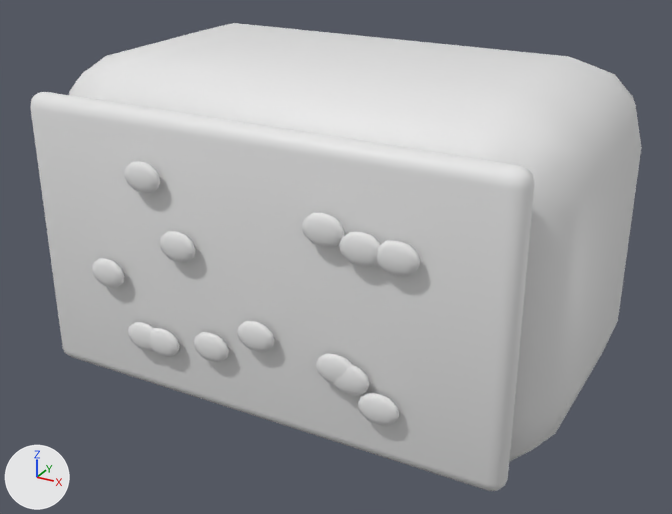
Renders of the glTF model models/catch_breads/bread_raisin_shokupan.glb from each side of a commit.
Both versions are drawn from a camera (50 mm lens) standing at (0.601, -1.126, 0.495) and looking at (0.006, -0.045, -0.045). Every picture has the same lights, and +X, +Y and +Z are marked at lower left. The older version comes first. Where no turn or scale is listed for an object, it has been applied to the vertices.

Objects in the first picture: '小麦のふんわりした断面.001', '断面のレーズン', '断面のレーズン.001', '断面のレーズン.002', '断面のレーズン.003', '断面のレーズン.004', '断面のレーズン.005', '断面のレーズン.006', '断面のレーズン.007', '断面のレーズン.008', '断面のレーズン.009', '断面のレーズン.010', '断面のレーズン.011', '断面のレーズン.012', '角食パンの香ばしい耳.001'.
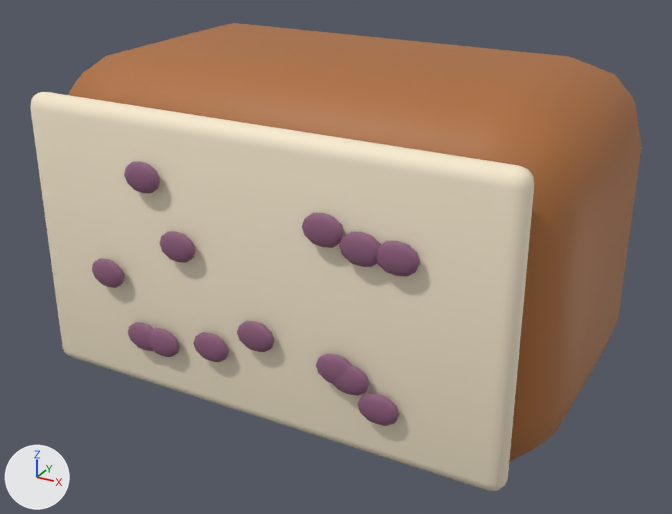
Where the change shows, as pixel boxes [x1, y1, x2, y2] in the pictures (672 x 514 px):
'小麦のふんわりした断面.001', recoloured
    both: [30, 92, 534, 491]
'角食パンの香ばしい耳.001', recoloured (white to brown)
    both: [69, 23, 642, 462]
'断面のレーズン.003', recoloured (white to purple)
    both: [377, 241, 420, 276]
'断面のレーズン.011', recoloured (white to purple)
    both: [302, 213, 345, 248]
'断面のレーズン.008', recoloured (white to purple)
    both: [339, 232, 380, 267]
'断面のレーズン.012', recoloured (white to purple)
    both: [358, 393, 399, 426]
'断面のレーズン.007', recoloured (white to purple)
    both: [124, 161, 160, 193]
'断面のレーズン.005', recoloured (white to purple)
    both: [237, 321, 275, 352]
'断面のレーズン.010', recoloured (white to purple)
    both: [159, 231, 196, 263]
'断面のレーズン.001', recoloured (white to purple)
    both: [193, 332, 229, 362]
'断面のレーズン.009', recoloured (white to purple)
    both: [333, 365, 370, 396]
'断面のレーズン.004', recoloured (white to purple)
    both: [316, 353, 352, 384]
'断面のレーズン.002', recoloured (white to purple)
    both: [92, 258, 125, 288]
'断面のレーズン', recoloured (white to purple)
    both: [150, 328, 180, 357]
'断面のレーズン.006', recoloured (white to purple)
    both: [128, 322, 154, 351]

Diff of the bpy script that builds the scene:
```diff
--- a/models/catch_breads/bread_raisin_shokupan.glb.py
+++ b/models/catch_breads/bread_raisin_shokupan.glb.py
@@ mat_香ばしい焼き目 @@
 mat_香ばしい焼き目 = principled_material('香ばしい焼き目')
-mat_香ばしい焼き目.base_color = (0.8, 0.8, 0.8)  # white #e7e7e7
+mat_香ばしい焼き目.base_color = (0.43, 0.16, 0.045)  # brown #af6f3c
@@ mat_小麦粉 @@
 mat_小麦粉 = principled_material('小麦粉')
-mat_小麦粉.base_color = (0.8, 0.8, 0.8)  # white #e7e7e7
+mat_小麦粉.base_color = (0.94, 0.83, 0.63)  # beige #f8ebd0
@@ mat_レーズン @@
 mat_レーズン = principled_material('レーズン')
-mat_レーズン.base_color = (0.8, 0.8, 0.8)  # white #e7e7e7
+mat_レーズン.base_color = (0.27, 0.11, 0.2)  # purple #8e5d7c
```
